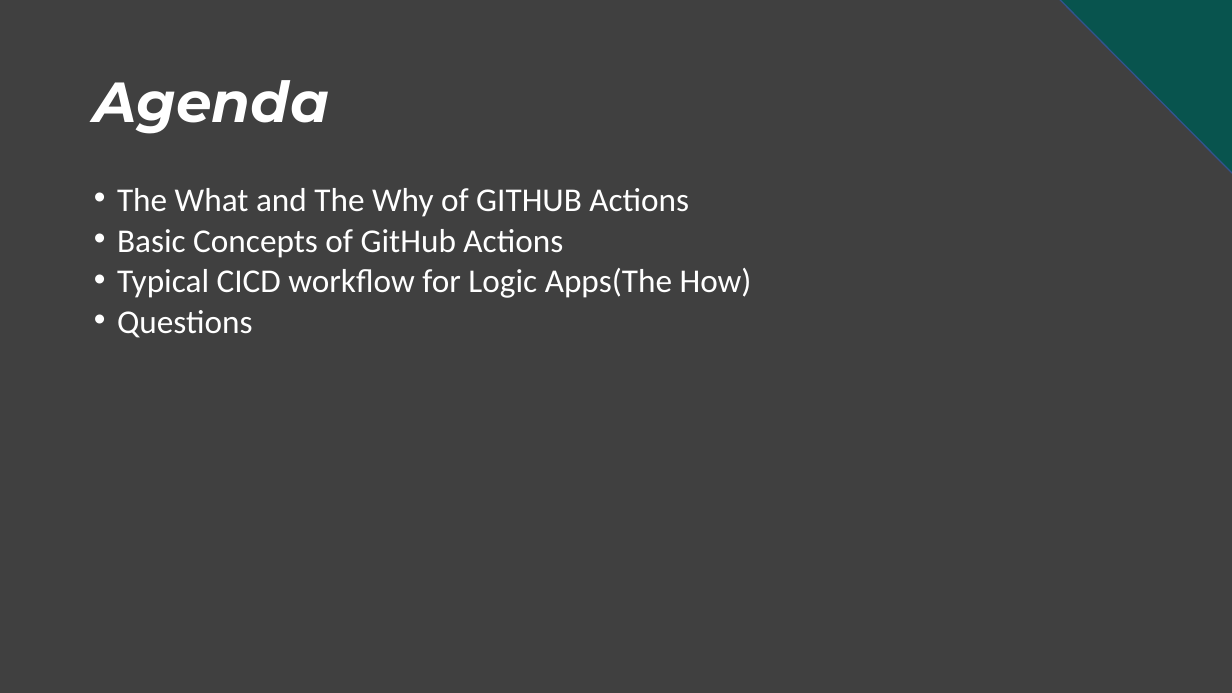
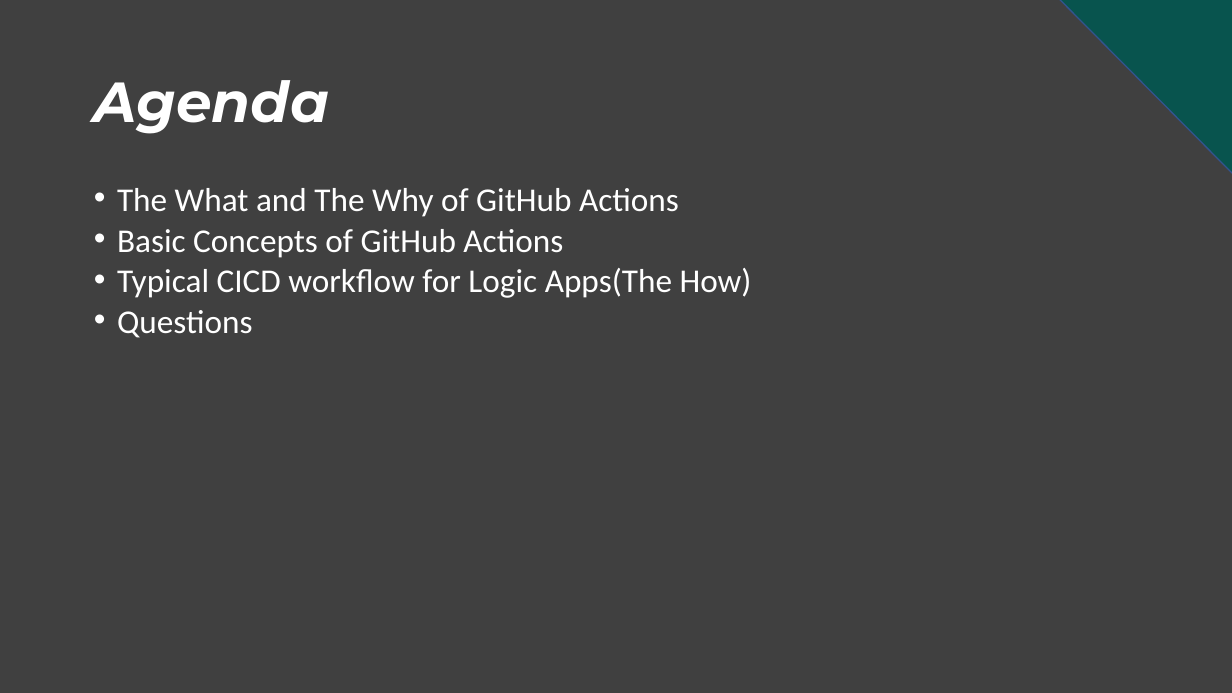
Before and after one commit to fullstackmaddy/Presentations, a slide deck: slide 3 of 2021/Automating Logic Apps Deployment With GitHUB Actions.pptx. Drawn at 1232x693 pixels with LibreOffice and Linux fonts; fonts in the diff are those of the drawing; background and template pictures are left out. Boxes give left, top, right and bottom in pixels: in the first picture for what was removed or moved away, otherwise in the second. Text is boxed around its words. In the diff, an @@ line names an element or a change of style, - is before the commit and + after.

```diff
--- a/2021/Automating Logic Apps Deployment With GitHUB Actions.pptx
+++ b/2021/Automating Logic Apps Deployment With GitHUB Actions.pptx
@@ text at [117,188,679,217]: text changed @@
-• The What and The Why of GITHUB Actions
+• The What and The Why of GitHub Actions
```
Also in this commit, not shown: 3 other slides changed.
